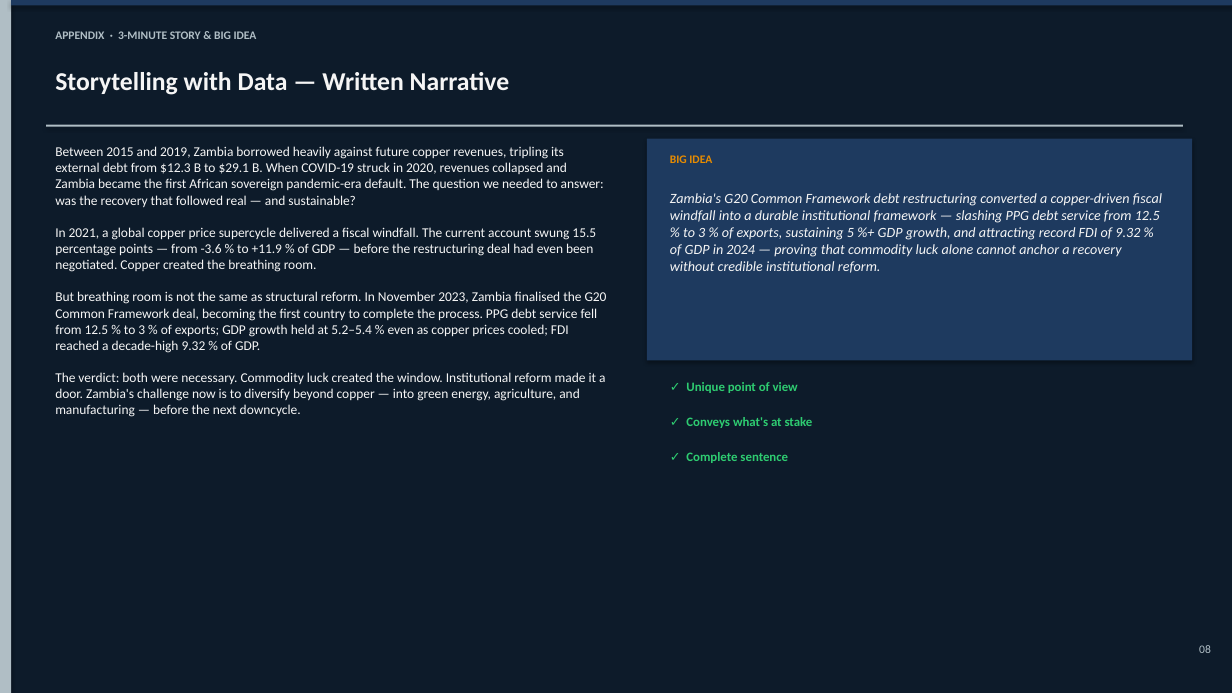
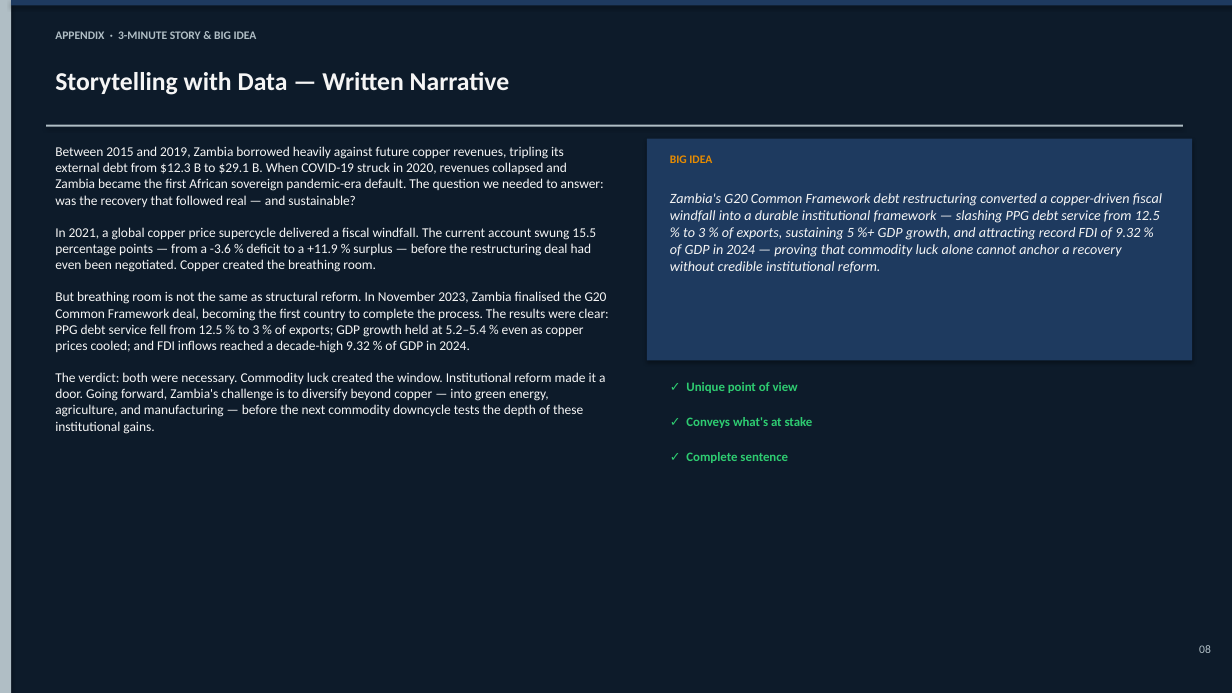
Before and after one commit to Boldwin0732/Zambia-Economic-recovery, a slide deck: slide 8 of Zambia_Economic_Recovery_Presentation.pptx. Drawn at 1232x693 pixels with LibreOffice and Linux fonts; fonts in the diff are those of the drawing. Boxes give left, top, right and bottom in pixels: in the first picture for what was removed or moved away, otherwise in the second. Text is boxed around its words. In the diff, an @@ line names an element or a change of style, - is before the commit and + after.

```diff
--- a/Zambia_Economic_Recovery_Presentation.pptx
+++ b/Zambia_Economic_Recovery_Presentation.pptx
@@ text at (55, 146, 609, 434): text changed @@
-Between 2015 and 2019, Zambia borrowed heavily against future copper revenues, tripling its external debt from $12.3 B to $29.1 B. When COVID-19 struck in 2020, revenues collapsed and Zambia became the first African sovereign pandemic-era default. The question we needed to answer: was the recovery that followed real — and sustainable?
-In 2021, a global copper price supercycle delivered a fiscal windfall. The current account swung 15.5 percentage points — from -3.6 % to +11.9 % of GDP — before the restructuring deal had even been negotiated. Copper created the breathing room.
-But breathing room is not the same as structural reform. In November 2023, Zambia finalised the G20 Common Framework deal, becoming the first country to complete the process. PPG debt service fell from 12.5 % to 3 % of exports; GDP growth held at 5.2–5.4 % even as copper prices cooled; FDI reached a decade-high 9.32 % of GDP.
-The verdict: both were necessary. Commodity luck created the window. Institutional reform made it a door. Zambia's challenge now is to diversify beyond copper — into green energy, agriculture, and manufacturing — before the next downcycle.
+Between 2015 and 2019, Zambia borrowed heavily against future copper revenues, tripling its external debt from $12.3 B to $29.1 B. When COVID-19 struck in 2020, revenues collapsed and Zambia became the first African sovereign pandemic-era default. The question we needed to answer: was the recovery that followed real — and sustainable?
+In 2021, a global copper price supercycle delivered a fiscal windfall. The current account swung 15.5 percentage points — from a -3.6 % deficit to a +11.9 % surplus — before the restructuring deal had even been negotiated. Copper created the breathing room.
+But breathing room is not the same as structural reform. In November 2023, Zambia finalised the G20 Common Framework deal, becoming the first country to complete the process. The results were clear: PPG debt service fell from 12.5 % to 3 % of exports; GDP growth held at 5.2–5.4 % even as copper prices cooled; and FDI inflows reached a decade-high 9.32 % of GDP in 2024.
+The verdict: both were necessary. Commodity luck created the window. Institutional reform made it a door. Going forward, Zambia's challenge is to diversify beyond copper — into green energy, agriculture, and manufacturing — before the next commodity downcycle tests the depth of these institutional gains.
```
Also in this commit, not shown: 6 other slides changed, 1 other file.
